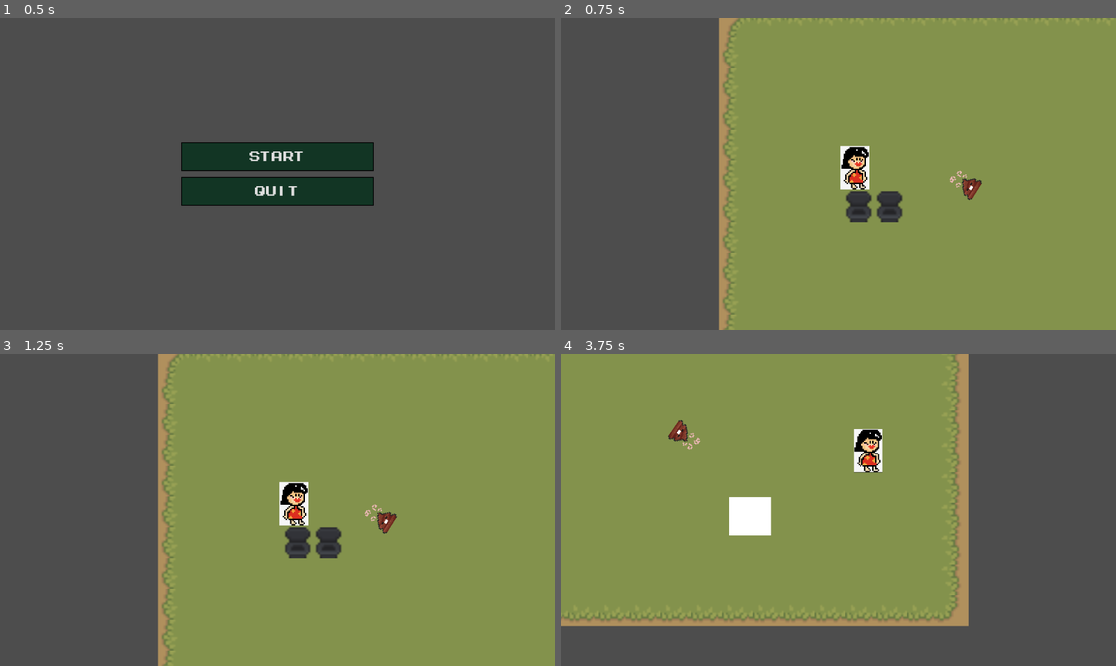
Above: before the commit, frames 1-4 (two rows, left to right).
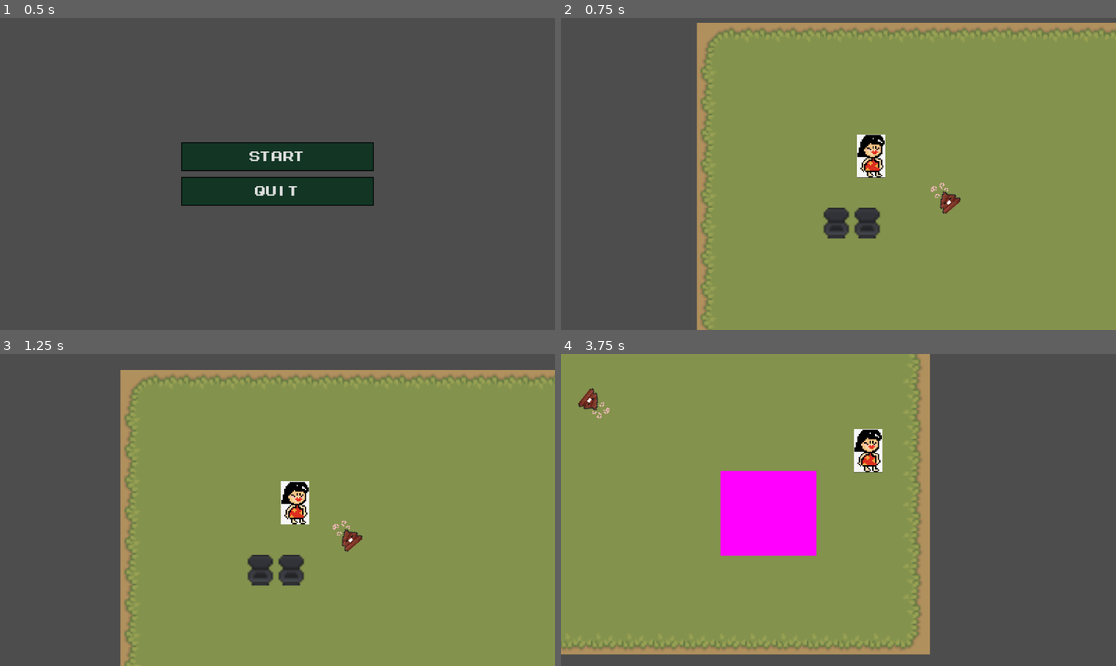
Above: after the commit, the same moments.

Repository: xntle/MOMFURY
Game: Godot game, scene res://scene/main_menu.tscn
The game is run twice, just before and just after one commit, with the same random seed, the same clock (stepped at 60 frames per second) and the same inputs.
Inputs:
- Up to frame 1 (0.5 s): no input
- Up to frame 2 (0.75 s): click "Start" at 0.5 s
- Up to frame 3 (1.25 s): no input
- Up to frame 4 (3.75 s): hold D (move_right) 1.28-2.03 s; tap Space (roll) every 0.75 s from 1.35 to 3.6 s; hold S (move_down) 2.03-2.78 s; hold D (move_right) 2.78-3.53 s; hold W (move_up) from 3.53 s (still down)

Frame 1 is identical in both runs. In frame 2, 11% of the frame differs, in the area x 24-100%, y 0-100%; in frame 3, 15%; in frame 4, 20%, in the area x 0-74%, y 0-97%.

Commit message:
[Feature] Poison: added grenade to pop from distance and spill poison

Diff:
--- /dev/null
+++ b/scene/BeerPoison.tscn
@@ -0,0 +1,20 @@
+[gd_scene load_steps=4 format=3 uid="uid://btsx385fwub5g"]
+
+[ext_resource type="Script" uid="uid://b4n15i8unfjm3" path="res://scene/beer_poison.gd" id="1_g70a0"]
+
+[sub_resource type="CanvasTexture" id="CanvasTexture_g70a0"]
+
+[sub_resource type="CircleShape2D" id="CircleShape2D_g70a0"]
+
+[node name="BeerPoison" type="StaticBody2D"]
+scale = Vector2(1, 0.9940951)
+script = ExtResource("1_g70a0")
+
+[node name="Sprite2D" type="Sprite2D" parent="."]
+self_modulate = Color(1, 0, 1, 1)
+scale = Vector2(49.77173, 44.141666)
+texture = SubResource("CanvasTexture_g70a0")
+
+[node name="PoisonArea" type="CollisionShape2D" parent="."]
+scale = Vector2(2.7744212, 2.7744212)
+shape = SubResource("CircleShape2D_g70a0")
--- a/scene/Game.tscn
+++ b/scene/Game.tscn
@@ -8,6 +8,7 @@
 [ext_resource type="FontFile" uid="uid://box1b2tla1jkp" path="res://assets/fonts/MegamaxJonathanToo-YqOq2.ttf" id="6_qto5f"]
 [ext_resource type="PackedScene" uid="uid://bog8uq3cg74nk" path="res://scene/BossDaddy.tscn" id="7_0qanc"]
 [ext_resource type="PackedScene" uid="uid://h4wwf7ms8id4" path="res://scene/BeerBottle.tscn" id="8_qto5f"]
+[ext_resource type="PackedScene" uid="uid://btsx385fwub5g" path="res://scene/BeerPoison.tscn" id="9_4cigq"]
 
 [sub_resource type="StyleBoxFlat" id="StyleBoxFlat_4cigq"]
 bg_color = Color(0.07058824, 0.20784314, 0.14117648, 1)
@@ -96,7 +97,12 @@
 [node name="BossDaddy" parent="." instance=ExtResource("7_0qanc")]
 position = Vector2(72, 7)
 projectile_scene = ExtResource("8_qto5f")
+poison_floor_scene = ExtResource("9_4cigq")
 
-[node name="Projectile" parent="." instance=ExtResource("8_qto5f")]
+[node name="BeerProjectile" parent="." instance=ExtResource("8_qto5f")]
 visible = false
 speed = 120.0
+
+[node name="BeerPoison" parent="." instance=ExtResource("9_4cigq")]
+visible = false
+collision_layer = 3
--- a/scene/Player.tscn
+++ b/scene/Player.tscn
@@ -23,5 +23,6 @@
 texture = ExtResource("2_fvtld")
 
 [node name="CollisionShape2D" type="CollisionShape2D" parent="."]
-position = Vector2(9, 1)
+position = Vector2(9, -2)
+scale = Vector2(1.1090735, -2.1000402)
 shape = SubResource("CircleShape2D_onrkg")
--- /dev/null
+++ b/scene/beer_poison.gd
@@ -0,0 +1,15 @@
+extends StaticBody2D
+
+@export var life_time: float = 3.0
+@export var damage_per_second: float = 10.0
+
+var time_alive: float = 5.0
+
+func _physics_process(delta: float) -> void:
+	#print(_time_alive)
+	time_alive += delta
+	if time_alive >= life_time:
+		queue_free()
+
+func _on_body_entered(body) -> void:
+	print("HI", body)
--- a/scripts/beer_bottle.gd
+++ b/scripts/beer_bottle.gd
@@ -1,22 +1,39 @@
 extends Area2D
 
-@export var speed: float = 150.0
-var direction: Vector2 = Vector2.RIGHT
-@export var life_time: float = 2.0
+@export var speed: float = 400.0
+@export var max_distance: float = 200.0
 
-var _time_alive: float = 0.0
+var direction: Vector2 = Vector2.ZERO
+var _start_position: Vector2
+var poison_floor_scene: PackedScene
+
+func _ready() -> void:
+	_start_position = global_position
 
 func _physics_process(delta: float) -> void:
-	# Move the projectile
-	position += direction * speed * delta
+	# Move grenade
+	global_position += direction * speed * delta
 
-	# Track lifetime and free when done
-	_time_alive += delta
-	if _time_alive >= life_time:
+	# Optional: rotate for style
+	rotation += 10.0 * delta
+
+	# Check distance traveled
+	var traveled := _start_position.distance_to(global_position)
+	if traveled >= max_distance:
+		_spawn_poison_floor()
 		queue_free()
 
-func _on_body_entered(body: Node) -> void:
-	# Example: if the body has a health script or is an enemy
-	if body.has_method("take_damage"):
-		body.take_damage(1)
-	queue_free()  # destroy projectile on hit
+func _stop_grenade() -> void:
+	speed = 0
+	direction = Vector2.ZERO
+
+func _spawn_poison_floor() -> void:
+	if poison_floor_scene == null:
+		return
+
+	_stop_grenade()
+	var poison = poison_floor_scene.instantiate()
+
+	get_tree().current_scene.add_child(poison)
+	poison.global_position = global_position
+	poison.time_alive = 0
--- a/scripts/boss_daddy.gd
+++ b/scripts/boss_daddy.gd
@@ -10,11 +10,12 @@
 var throw_time_left := 0.0
 
 @export var projectile_scene: PackedScene
+@export var poison_floor_scene: PackedScene
 
 
 func _ready():
 	# First random cooldown 1 to 3 seconds
-	throw_timer = randf_range(1.0, 3.0)
+	throw_timer = randf_range(1.0, 10.0)
 
 func _physics_process(delta):
 	throw_timer -= delta
@@ -24,7 +25,7 @@
 	# Start a throw when timer hits zero
 	if throw_timer <= 0.0:
 		is_throwing = true
-		throw_timer = randf_range(1.0, 3.0)
+		throw_timer = randf_range(1.0, 10.0)
 
 
 	# Dash or normal move
@@ -49,3 +50,4 @@
 
 	# Choose direction: here, facing right or using input/aim direction
 	projectile.direction = (player.global_position - global_position).normalized()
+	projectile.poison_floor_scene = poison_floor_scene
--- a/scripts/player.gd
+++ b/scripts/player.gd
@@ -67,3 +67,6 @@
 	velocity = move_speed * direction * delta * 200
 
 	move_and_slide()
+
+func _on_body_entered(body) -> void:
+	print("ENTERE", body)
Not shown: 1 places in scene/Game.tscn that only renumber resources
Not shown, added: scene/beer_poison.gd.uid
